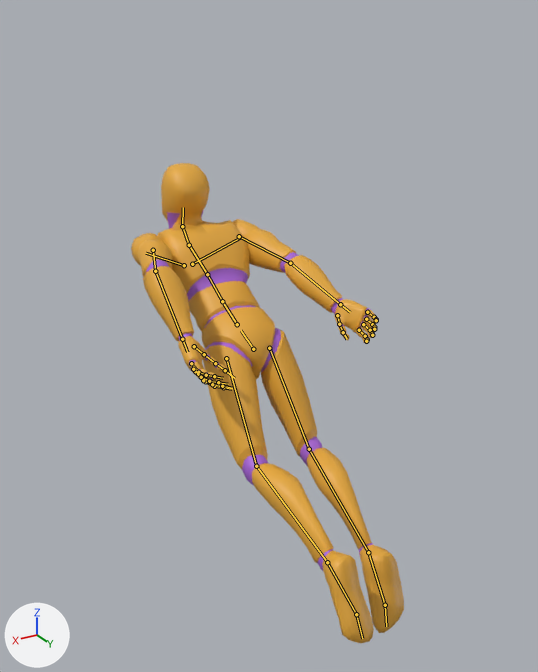
The glTF model assets/humanoid/humanoid_clips.glb: old version first, new version second.
Both versions are drawn from a camera (50 mm lens) standing at (1.21, 2.16, 2.08) and looking at (-0.01, 0.12, 1.06). Every picture has the same lights, and +X, +Y and +Z are marked at lower left. The first picture is the older version. Both versions are drawn at frame 12 of the action 'Fly_Fwd'; the numbers are the values there. The bones that change, and the others that lie on the model, are drawn over the model as lines.

Objects in the first picture: 'Mannequin'.
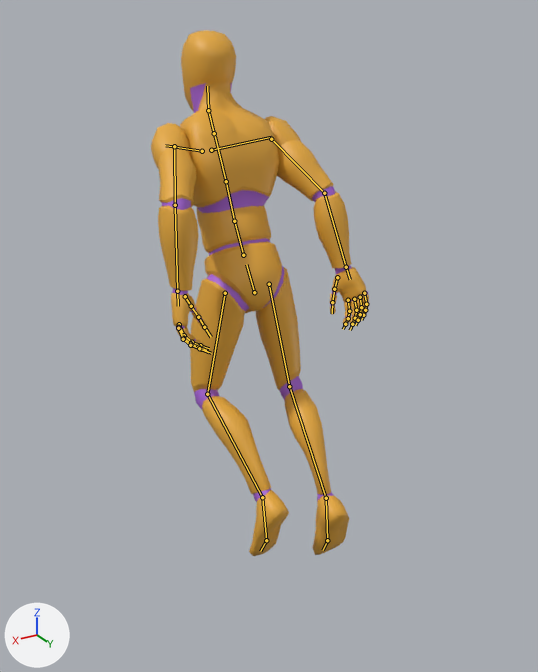
Where the change shows, as pixel boxes (x1, y1, x2, y2) in the pictures (538 x 672 px):
'Mannequin', posed (20% narrower, 10% taller): before (131, 163, 404, 643); after (151, 30, 369, 556)
bone 'pelvis', root to tip: before (253, 349) to (241, 330); after (254, 292) to (246, 264)
bone 'spine_01', root to tip: before (237, 324) to (222, 301); after (243, 255) to (234, 221)
bone 'spine_02', root to tip: before (222, 301) to (207, 274); after (234, 221) to (226, 181)
bone 'upperarm_l', root to tip: before (153, 250) to (155, 271); after (174, 146) to (175, 205)
bone 'lowerarm_l', root to tip: before (155, 271) to (182, 339); after (175, 205) to (177, 291)
bone 'index_02_l', root to tip: before (205, 381) to (214, 386); after (184, 335) to (192, 342)
bone 'middle_02_l', root to tip: before (203, 380) to (212, 384); after (183, 339) to (191, 345)
bone 'pinky_02_l', root to tip: before (198, 372) to (206, 375); after (183, 338) to (190, 343)
bone 'ring_02_l', root to tip: before (201, 377) to (209, 381); after (183, 339) to (190, 345)
bone 'upperarm_r', root to tip: before (239, 236) to (290, 263); after (271, 139) to (324, 193)
bone 'lowerarm_r', root to tip: before (290, 263) to (340, 304); after (324, 193) to (346, 267)
bone 'index_03_r', root to tip: before (367, 339) to (366, 341); after (348, 318) to (345, 324)
bone 'middle_03_r', root to tip: before (372, 333) to (372, 335); after (355, 318) to (352, 324)
bone 'ring_03_r', root to tip: before (374, 327) to (374, 329); after (360, 314) to (358, 320)
bone 'neck_01', root to tip: before (189, 245) to (182, 226); after (214, 133) to (208, 110)
bone 'Head', root to tip: before (182, 226) to (183, 207); after (208, 110) to (207, 86)
bone 'thigh_l', root to tip: before (226, 358) to (256, 466); after (225, 293) to (207, 394)
bone 'calf_l', root to tip: before (256, 466) to (327, 562); after (207, 394) to (262, 497)
bone 'foot_l', root to tip: before (327, 562) to (356, 614); after (262, 497) to (266, 540)
bone 'thigh_r', root to tip: before (269, 348) to (309, 449); after (269, 284) to (289, 386)
bone 'calf_r', root to tip: before (309, 449) to (368, 552); after (289, 386) to (326, 498)
bone 'foot_r', root to tip: before (368, 552) to (385, 605); after (326, 498) to (327, 540)

The edits, one by one:
Bone 'pelvis' (bone_pelvis) moves from (-0.005, 0.063, 0.005) to (-0.005, 0.274, -0.06).
Bone 'pelvis' (bone_pelvis) turns from (54, -1, 0) to (19, -1, 0) degrees about its own x, y and z.
Bone 'spine_01' (bone_spine_01) turns from (3, 1, -1) to (4, 1, 0) degrees about its own x, y and z.
Bone 'spine_02' (bone_spine_02) turns from (3, 1, -1) to (4, 1, 0) degrees about its own x, y and z.
Bone 'upperarm_l' (bone_upperarm_l) turns from (-29, 31, -77) to (-26, 24, -73) degrees about its own x, y and z.
Bone 'lowerarm_l' (bone_lowerarm_l) turns from (44, 0, 0) to (52, 0, 0) degrees about its own x, y and z.
Bone 'index_02_l' (bone_index_02_l) turns from (23, 0, 0) to (28, 0, 0) degrees about its own x, y and z.
Bone 'middle_02_l' (bone_middle_02_l) turns from (23, 0, 0) to (28, 0, 0) degrees about its own x, y and z.
Bone 'pinky_02_l' (bone_pinky_02_l) turns from (23, 0, 0) to (28, 0, 0) degrees about its own x, y and z.
Bone 'ring_02_l' (bone_ring_02_l) turns from (23, 0, 0) to (28, 0, 0) degrees about its own x, y and z.
Bone 'upperarm_r' (bone_upperarm_r) turns from (-15, -32, 78) to (-20, -24, 73) degrees about its own x, y and z.
Bone 'lowerarm_r' (bone_lowerarm_r) turns from (9, 0, 0) to (29, 0, 0) degrees about its own x, y and z.
Bone 'index_03_r' (bone_index_03_r) turns from (15, 0, 0) to (18, 0, 0) degrees about its own x, y and z.
Bone 'middle_03_r' (bone_middle_03_r) turns from (15, 0, 0) to (18, 0, 0) degrees about its own x, y and z.
Bone 'ring_03_r' (bone_ring_03_r) turns from (15, 0, 0) to (18, 0, 0) degrees about its own x, y and z.
Bone 'neck_01' (bone_neck_01) turns from (-34, -1, 1) to (-13, -1, 0) degrees about its own x, y and z.
Bone 'Head' (bone_head) turns from (-41, -1, 1) to (-16, -2, 0) degrees about its own x, y and z.
Bone 'thigh_l' (bone_thigh_l) turns from (-13, -14, -1) to (-25, -17, -3) degrees about its own x, y and z.
Bone 'calf_l' (bone_calf_l) turns from (27, 0, 0) to (53, 0, 0) degrees about its own x, y and z.
Bone 'foot_l' (bone_foot_l) turns from (46, 2, 11) to (21, 4, 9) degrees about its own x, y and z.
Bone 'thigh_r' (bone_thigh_r) turns from (-20, 11, 2) to (-9, 14, 4) degrees about its own x, y and z.
Bone 'calf_r' (bone_calf_r) turns from (24, 0, 0) to (26, 0, 0) degrees about its own x, y and z.
Bone 'foot_r' (bone_foot_r) turns from (47, 2, -11) to (33, 0, -10) degrees about its own x, y and z.
